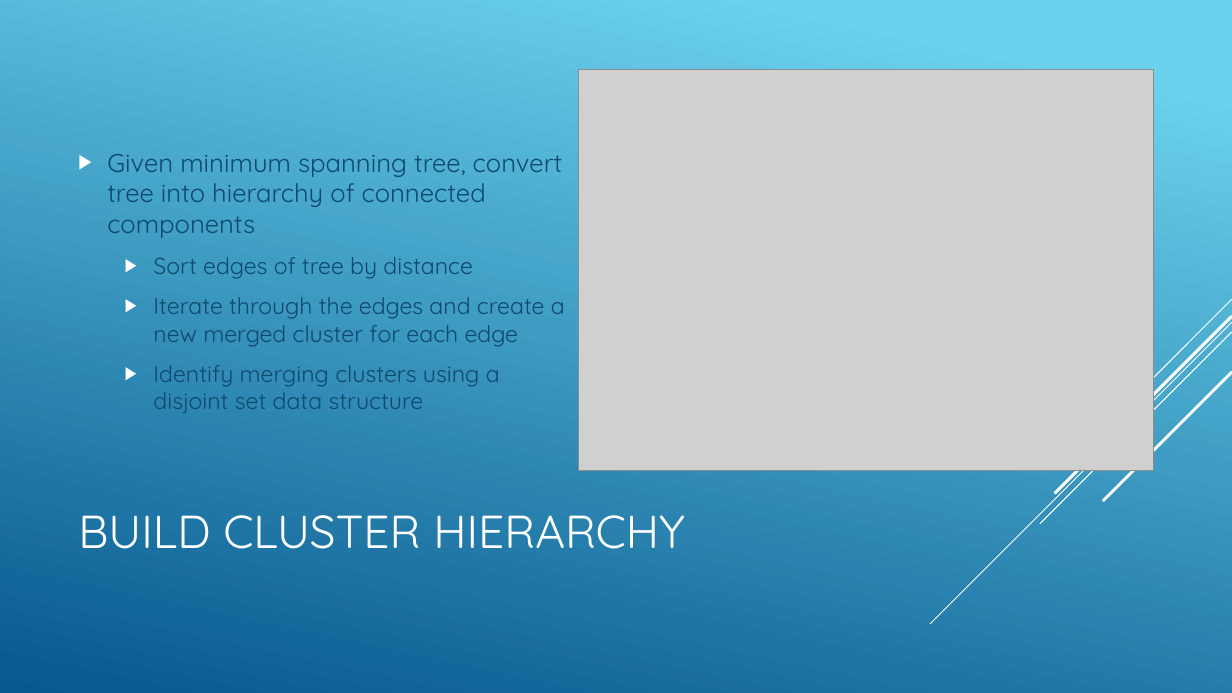
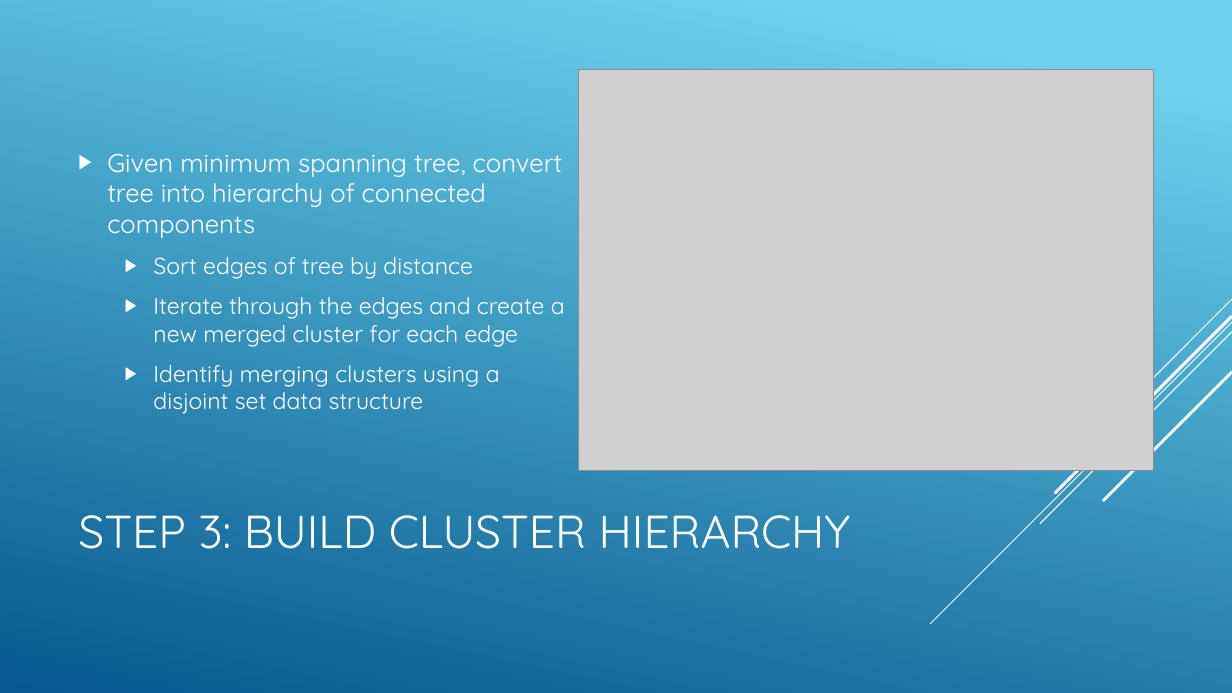
Before and after one commit to Vardominator/SorinLab, a slide deck: slide 11 of Talks/6_28_17/DensityBasedClustering.pptx (slide 10 before the commit). Drawn at 1232x693 pixels with LibreOffice and Linux fonts; fonts in the diff are those of the drawing; grey boxes stand for pictures. Boxes give left, top, right and bottom in pixels: in the first picture for what was removed or moved away, otherwise in the second. Text is boxed around its words. In the diff, an @@ line names an element or a change of style, - is before the commit and + after.

```diff
--- a/Talks/6_28_17/DensityBasedClustering.pptx
+++ b/Talks/6_28_17/DensityBasedClustering.pptx
@@ text "Given minimum spanning tree, convert ..." at (x1=107, y1=154, x2=565, y2=414): text colour #0F496F to #FFFFFF @@
@@ title at (x1=78, y1=515, x2=851, y2=549): text changed @@
-BUILD CLUSTER HIERARCHY
+STEP 3: BUILD CLUSTER HIERARCHY
```
Also in this commit, not shown: 9 other slides changed, 3 slides added, 5 other files.
